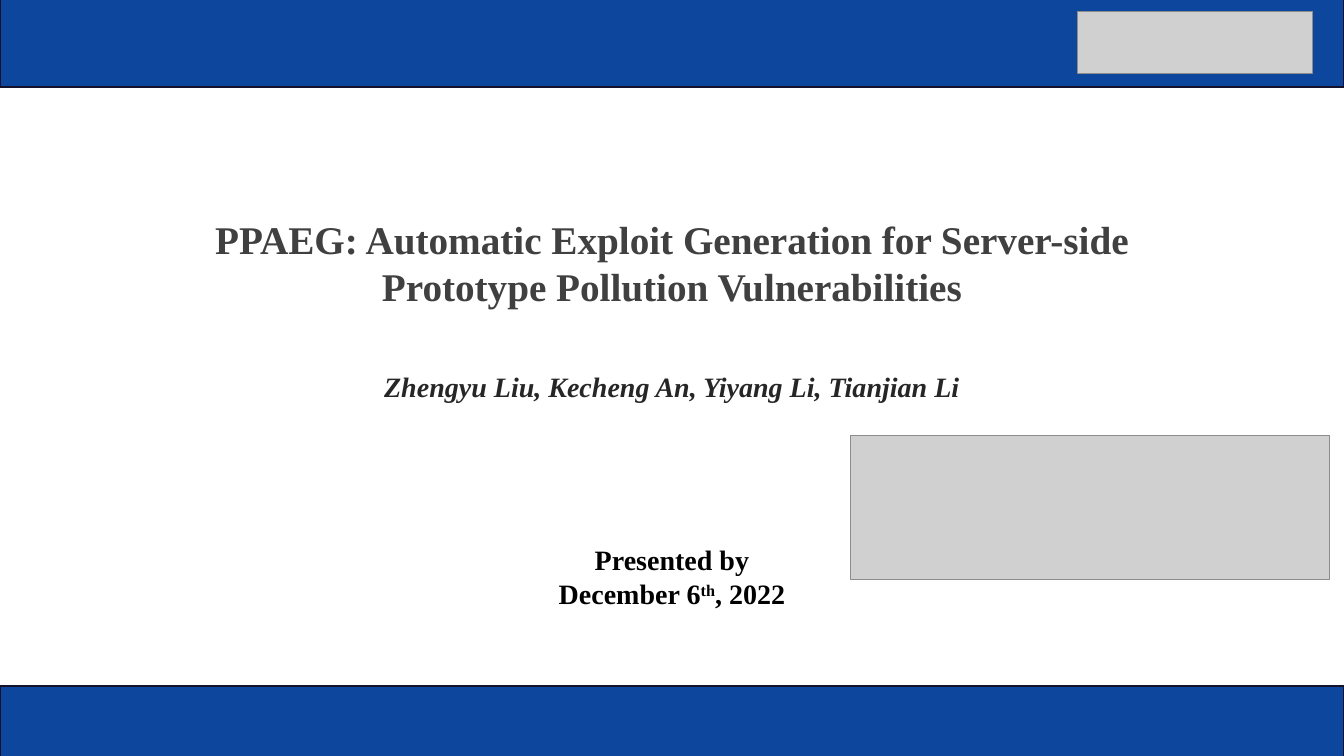
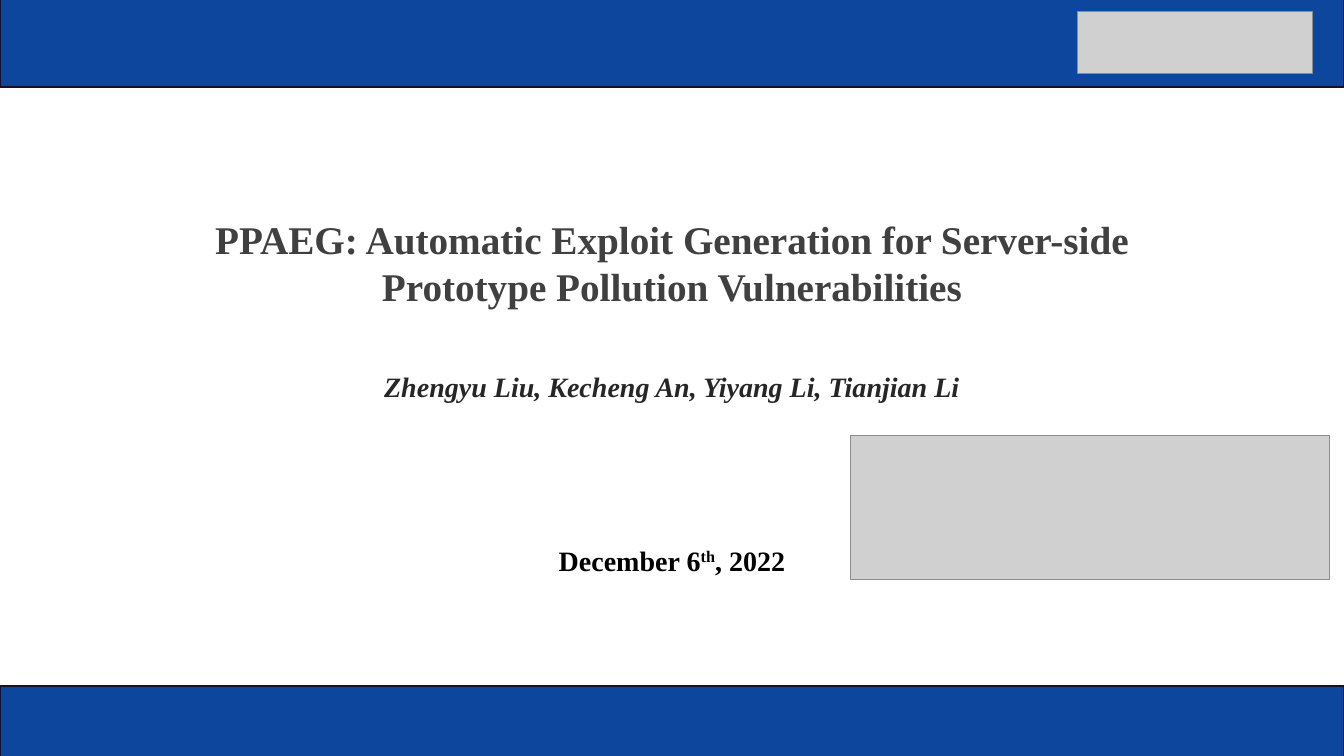
Before and after one commit to jackfromeast/UoPGadget, a slide deck: slide 1 of .assets/PPAEG-final-presentation.pptx. Drawn at 1344x756 pixels with LibreOffice and Linux fonts; fonts in the diff are those of the drawing; grey boxes stand for pictures; background and template pictures are left out. Boxes give left, top, right and bottom in pixels: in the first picture for what was removed or moved away, otherwise in the second. Text is boxed around its words. In the diff, an @@ line names an element or a change of style, - is before the commit and + after.

```diff
--- a/.assets/PPAEG-final-presentation.pptx
+++ b/.assets/PPAEG-final-presentation.pptx
@@ text at [595, 550, 749, 576]: paragraph removed @@
-Presented by
```
Also in this commit, not shown: 9 other slides changed, 2 slides added, 3 other files.
